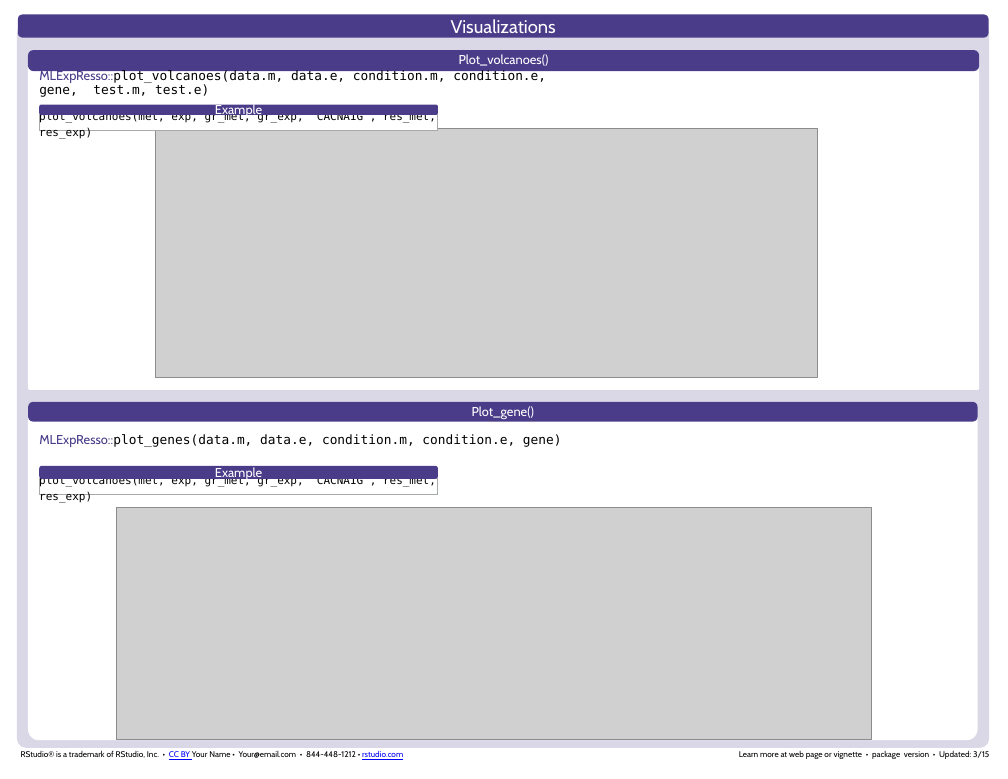
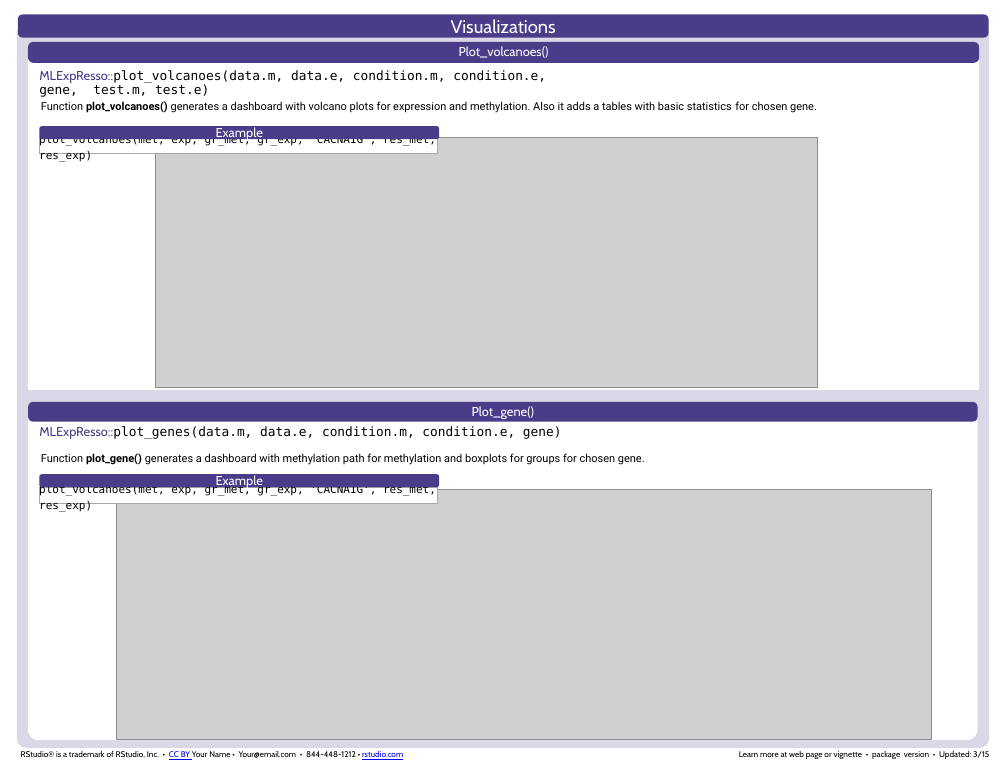
Before and after one commit to geneticsMiNIng/MLGenSig, a slide deck: slide 2 of Cheatsheet/MLExpResso-cheatsheet.pptx (slide 3 before the commit). Drawn at 1008x779 pixels with LibreOffice and Linux fonts; fonts in the diff are those of the drawing; grey boxes stand for pictures. Boxes give left, top, right and bottom in pixels: in the first picture for what was removed or moved away, otherwise in the second. Text is boxed around its words. In the diff, an @@ line names an element or a change of style, - is before the commit and + after.

```diff
--- a/Cheatsheet/MLExpResso-cheatsheet.pptx
+++ b/Cheatsheet/MLExpResso-cheatsheet.pptx
@@ rounded rectangle "Plot_volcanoes()": place and size @@
-rounded rectangle "Plot_volcanoes()" at bbox=[28, 50, 979, 71]
+rounded rectangle "Plot_volcanoes()" at bbox=[28, 42, 979, 63]
@@ text added at bbox=[41, 101, 817, 113], 12 pt, text #000000 @@
+Function plot_volcanoes() generates a dashboard with volcano plots for expression and methylation. Also it adds a tables with basic statistics for chosen gene.
@@ rectangle "plot_volcanoes(met, exp, gr_met, gr_exp, 'CACNA1G', ...": place and size @@
-rectangle "plot_volcanoes(met, exp, gr_met, gr_exp, 'CACNA1G', ..." at bbox=[40, 115, 438, 131]
+rectangle "plot_volcanoes(met, exp, gr_met, gr_exp, 'CACNA1G', ..." at bbox=[40, 138, 438, 154]
@@ rounded rectangle "Example": place and size @@
-rounded rectangle "Example" at bbox=[40, 104, 438, 115]
+rounded rectangle "Example" at bbox=[40, 126, 439, 139]
@@ text "MLExpResso::plot_genes(data.m, data.e, condition.m, conditio ...": place and size @@
-text "MLExpResso::plot_genes(data.m, data.e, condition.m, conditio ..." at bbox=[39, 434, 562, 447]
+text "MLExpResso::plot_genes(data.m, data.e, condition.m, conditio ..." at bbox=[39, 426, 562, 439]
@@ 1 picture, 1 rectangle, 1 rounded rectangle: place and size @@
-1 picture, 1 rectangle, 1 rounded rectangle at bbox=[40, 128, 817, 494]
+1 picture, 1 rectangle, 1 rounded rectangle at bbox=[40, 137, 817, 503]
@@ text added at bbox=[41, 453, 645, 465], 12 pt, text #000000 @@
+Function plot_gene() generates a dashboard with methylation path for methylation and boxplots for groups for chosen gene.
@@ picture: place and size @@
-picture at bbox=[117, 507, 872, 739]
+picture at bbox=[117, 489, 931, 740]
```
Also in this commit, not shown: 1 other slide changed, 1 slide removed, 1 other file.
